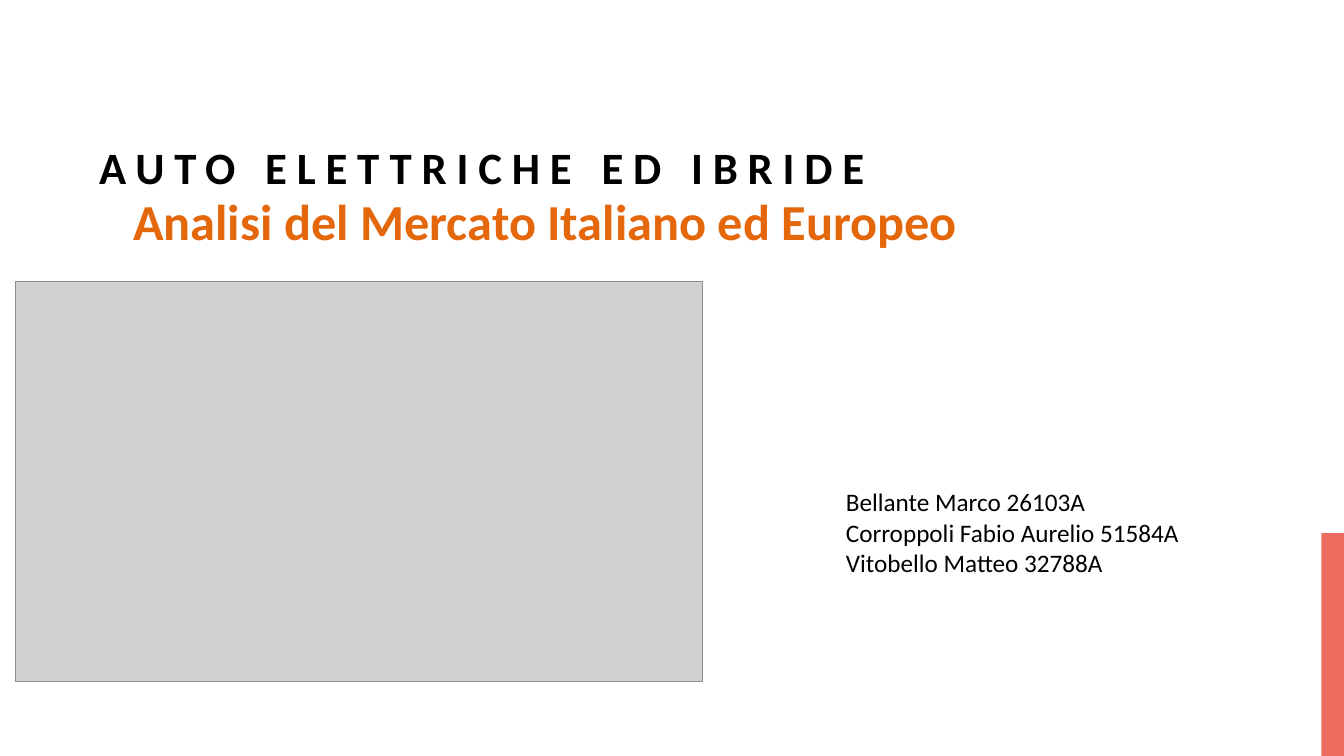
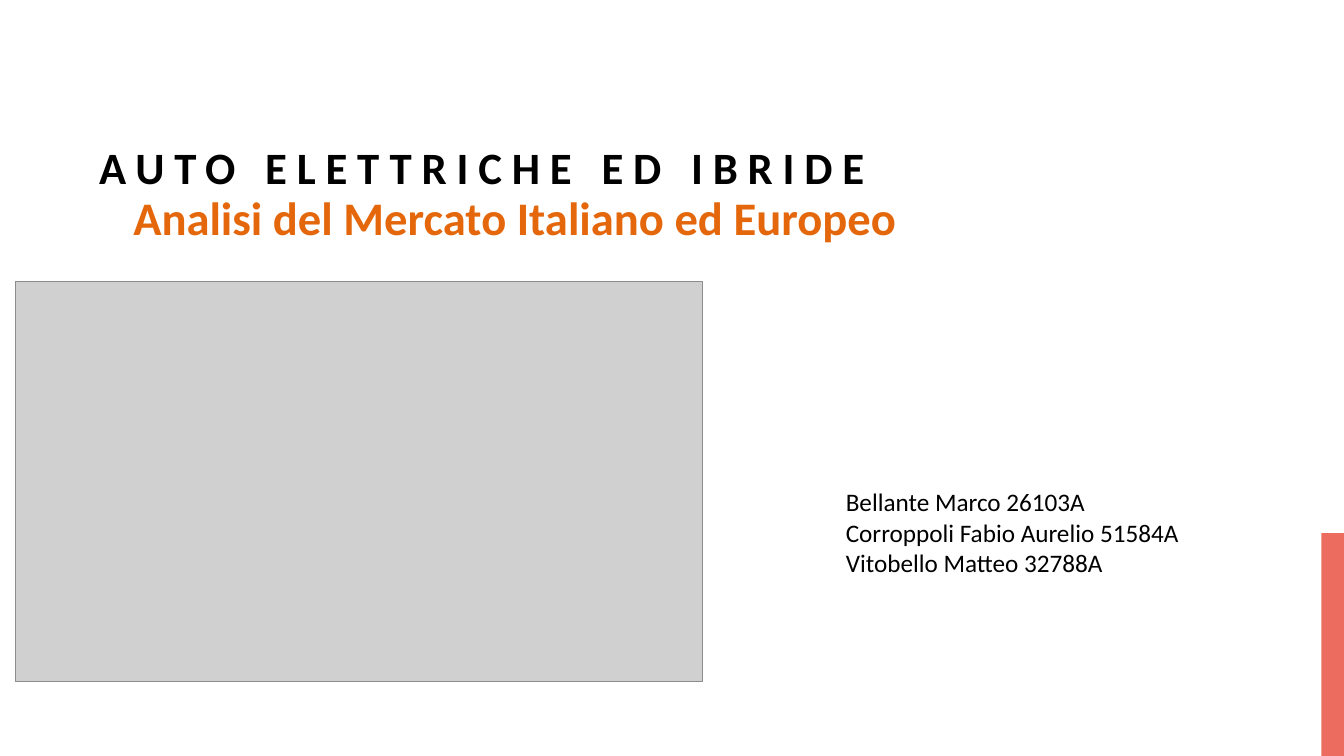
Before and after one commit to MarcoB27/data_visualization, a slide deck: slide 2 of presentazione/Presentation_project_data_visualization.pptx. Drawn at 1344x756 pixels with LibreOffice and Linux fonts; fonts in the diff are those of the drawing; grey boxes stand for pictures; background and template pictures are left out. Boxes give left, top, right and bottom in pixels: in the first picture for what was removed or moved away, otherwise in the second. Text is boxed around its words. In the diff, an @@ line names an element or a change of style, - is before the commit and + after.

```diff
--- a/presentazione/Presentation_project_data_visualization.pptx
+++ b/presentazione/Presentation_project_data_visualization.pptx
@@ text "Analisi del Mercato Italiano ed ..." at bbox=[133, 202, 896, 243]: size 36 to 33.3 pt @@
```
Also in this commit, not shown: 6 other slides changed, 1 slide added, 1 slide removed, 1 other file.
